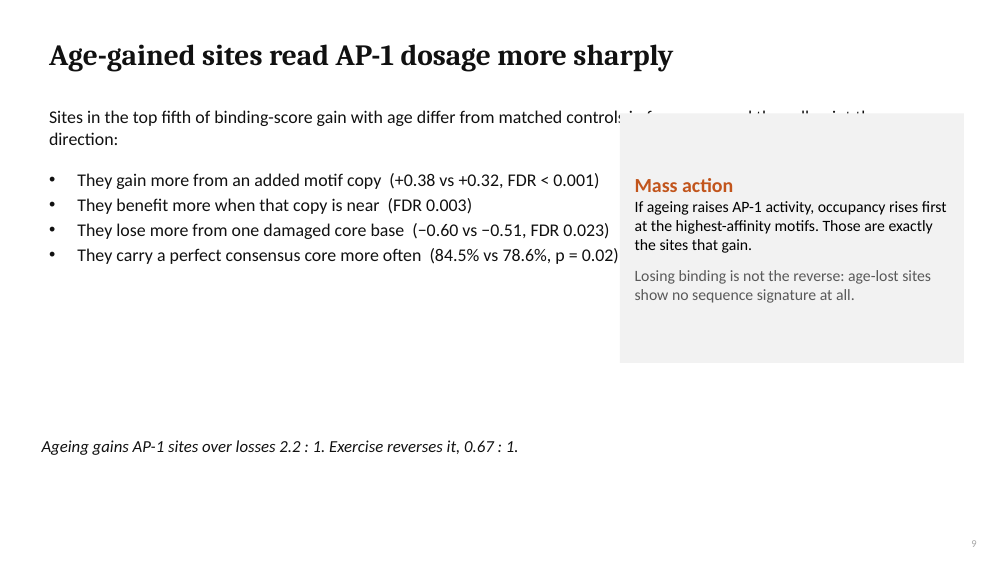
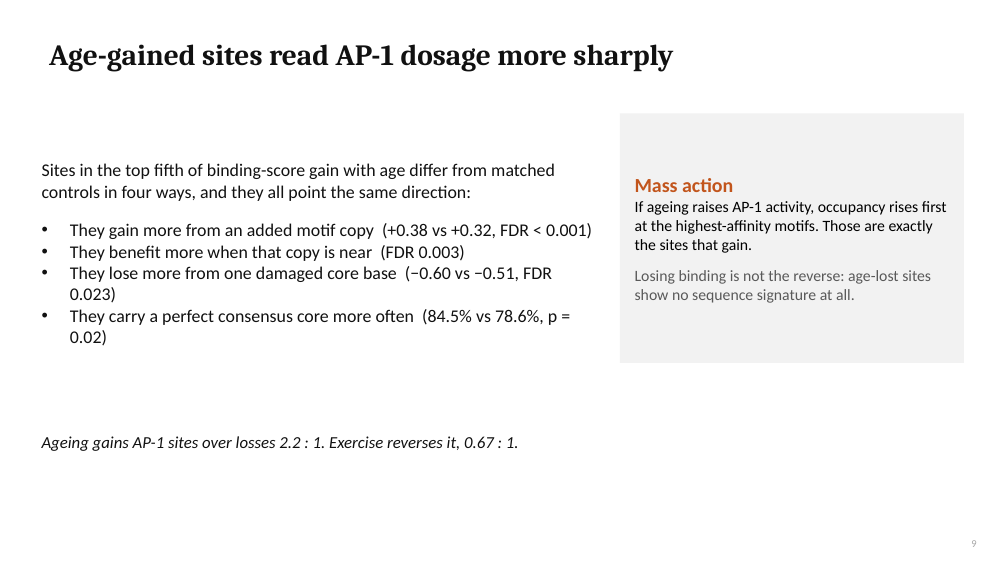
Before and after one commit to cytokine4242/Alpha_Genome_Ap1, a slide deck: slide 9 of Analysis/AP1_AlphaGenome_results.pptx. Drawn at 1008x567 pixels with LibreOffice and Linux fonts; fonts in the diff are those of the drawing. Boxes give left, top, right and bottom in pixels: in the first picture for what was removed or moved away, otherwise in the second. Text is boxed around its words. In the diff, an @@ line names an element or a change of style, - is before the commit and + after.

```diff
--- a/Analysis/AP1_AlphaGenome_results.pptx
+++ b/Analysis/AP1_AlphaGenome_results.pptx
@@ text "Sites in the top fifth ..." at [42, 163, 592, 346]: less space between paragraphs; vertical alignment top to middle @@
@@ text "Ageing gains AP-1 sites over ...": place and size @@
-text "Ageing gains AP-1 sites over ..." at [42, 440, 519, 455]
+text "Ageing gains AP-1 sites over ..." at [42, 436, 519, 451]
```
Also in this commit, not shown: 5 other slides changed, 12 other files.
